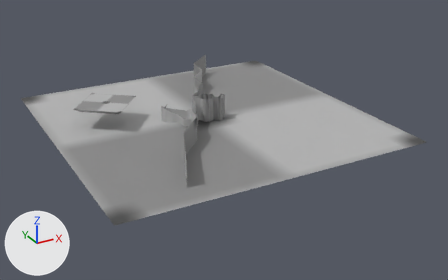
The FBX model Assets/Imports/Enviroment/Tutorial/tutorial.fbx: old version first, new version second.
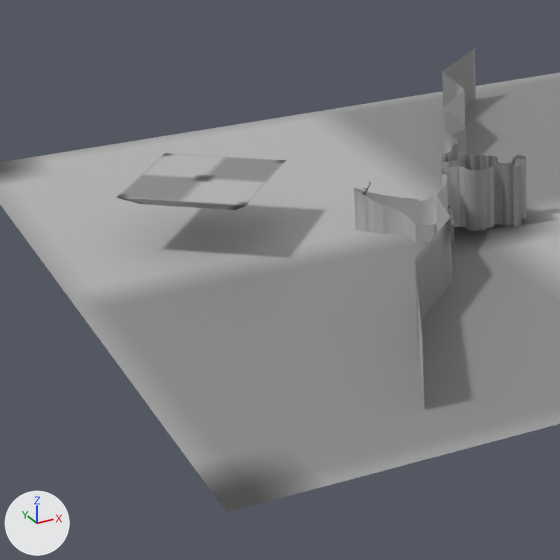
There are two pictures of each version: one whole from a 50 mm camera at (-9.85, -22.99, 9.81) aimed at (1.83, -1.75, -0.81), one close up on the part from 7% to 53% of the width and 13% to 87% of the height. The lights are fixed; the arrows at lower left show +X, +Y and +Z. Where no turn or scale is listed for an object, it has been applied to the vertices.
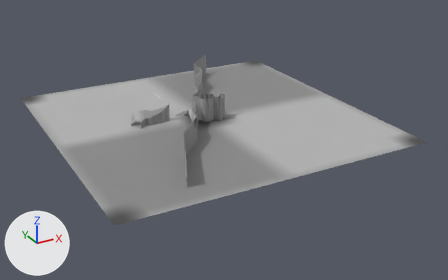
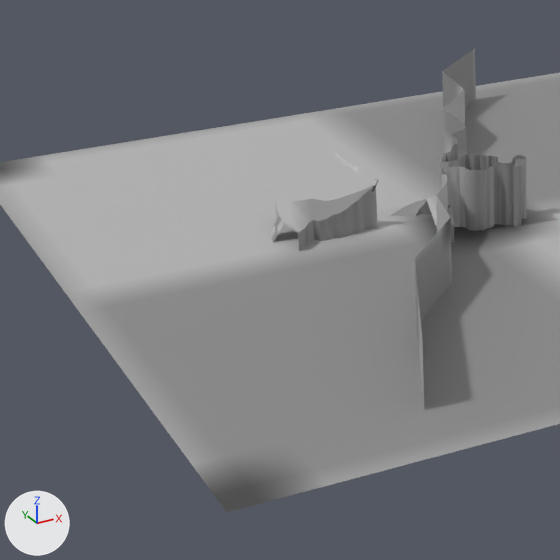
Boxes (x1, y1, x2, y2) around the edits, measured in the close-ups (560 x 560 px):
'Plane.005', deleted
    before: (116, 153, 286, 210)
'Plane.007', added
    after: (270, 185, 377, 251)
'Plane.003', reshaped
    before: (354, 187, 460, 243)
    after: (390, 196, 460, 243)
part 1 of me_plane_003, built on
    before: (354, 187, 437, 243)
    after: (390, 196, 437, 228)

The change in detail:
me_plane_003 is used by ob_plane_003; location (0.7, -0.89, 0.0).
me_plane_003 had 69 vertices, 47 faces and spanned x -1.12..0.67, y -0.73..0.64, z -0.59..0.69.
me_plane_003 now has 91 vertices, 81 faces and spans x -0.41..0.67, y -0.73..0.87, z -0.59..0.3.
Part 1, on me_plane_003:
58 vertices are removed from x -1.12..0.37, y -0.56..0.64, z -0.59..0.69.
46 faces are deleted.
68 vertices are added at x -0.41..0.55, y -0.73..0.87, z -0.59..0.3.
7 new vertices lie (0.0, 0.0, 0.05) away from vertices in x -0.41..0.16, y 0.52..0.84, z -0.05..0.09.
5 new vertices lie (0.0, 0.0, 0.04) away from vertices in x -0.27..0.11, y 0.58..0.87, z -0.01..0.14.
80 new faces join them.
Mesh me_plane_002 is new.
It has 69 vertices, 47 faces and spans x -0.65..1.18, y -0.69..0.73, z -0.59..0.69.
It uses material mat_material_001 (picture img_tile_png).
Object 'Plane.005' (ob_plane_005) is deleted.
Object 'Plane.007' (ob_plane_007) is new; it shows me_plane_002.
Its location is (-1.24, -0.08, 0.0).
